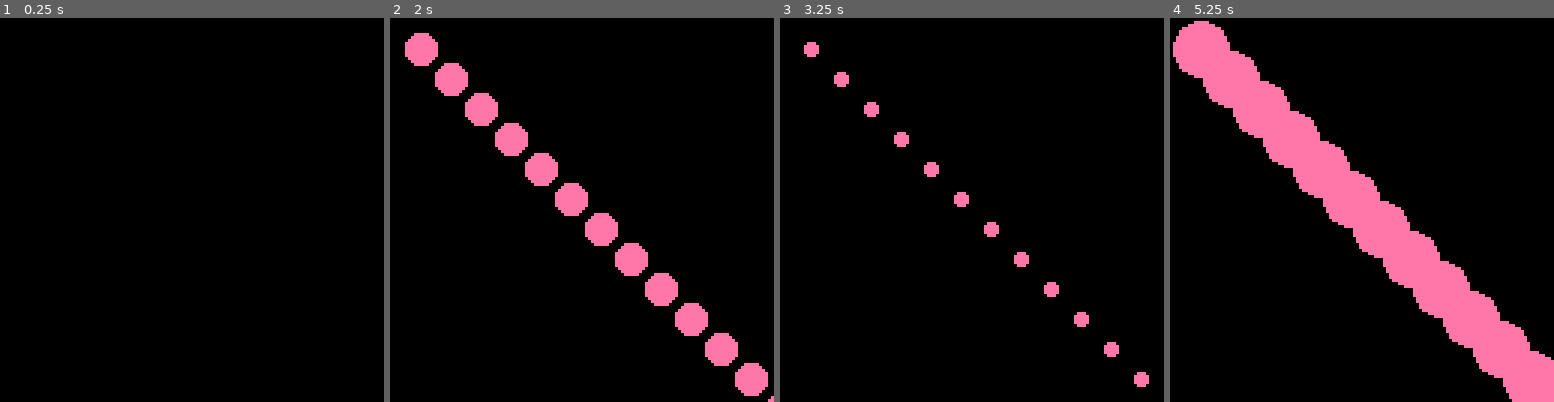
Above: before the commit, frames 1-4 (left to right).
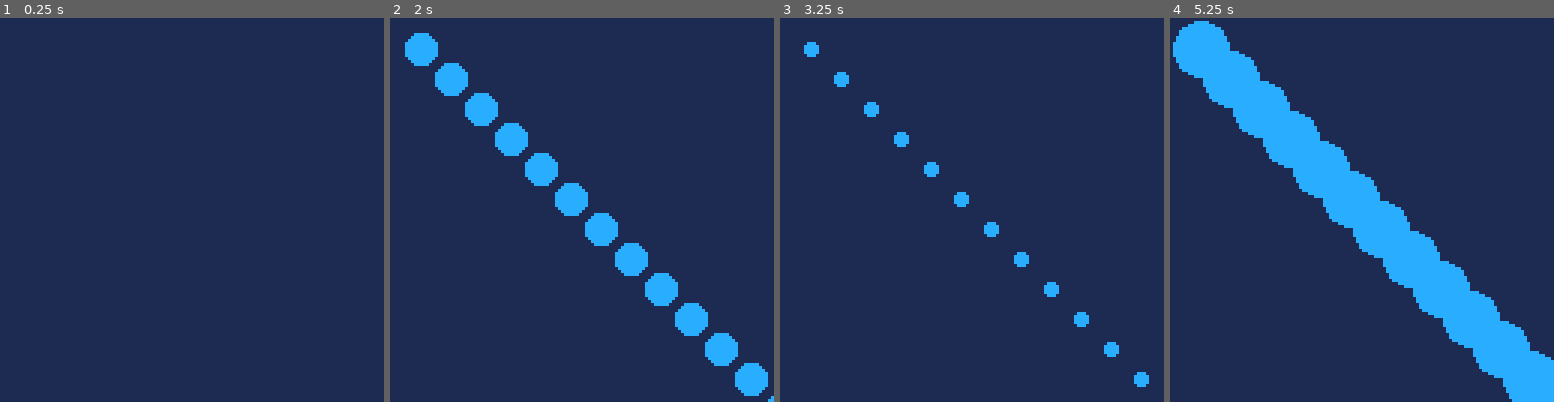
Above: after the commit, the same moments.

Repository: joaquimgamero/pico8-experiments
Game: PICO-8 cartridge circles.p8
The game is run twice, just before and just after one commit, with the same random seed, the same clock (stepped at 60 frames per second) and the same inputs.
Inputs:
- Up to frame 1 (0.25 s): no input
- Up to frame 2 (2 s): tap X (X key) at 0.33, 1.07, 1.85 s
- Up to frame 3 (3.25 s): tap X (X key) at 2.97 s
- Up to frame 4 (5.25 s): tap X (X key) at 4.08, 5.2 s

The runs differ from the first frame. In frame 1, 100% of the frame differs, in the area x 0-100%, y 0-100%; in frame 2, 100%; in frame 3, 100%; in frame 4, 100%.

Commit message:
tweak: change colors

Diff:
--- a/circles.p8
+++ b/circles.p8
@@ -3,7 +3,7 @@
 __lua__
 function _init()
  r=10
- clr=14
+ clr=12
  life=10
  draw=false
 
@@ -17,7 +17,7 @@
 
 
 function _draw()
- cls()
+ cls(1)
 
  if draw then
  	for i=1,#circles do
